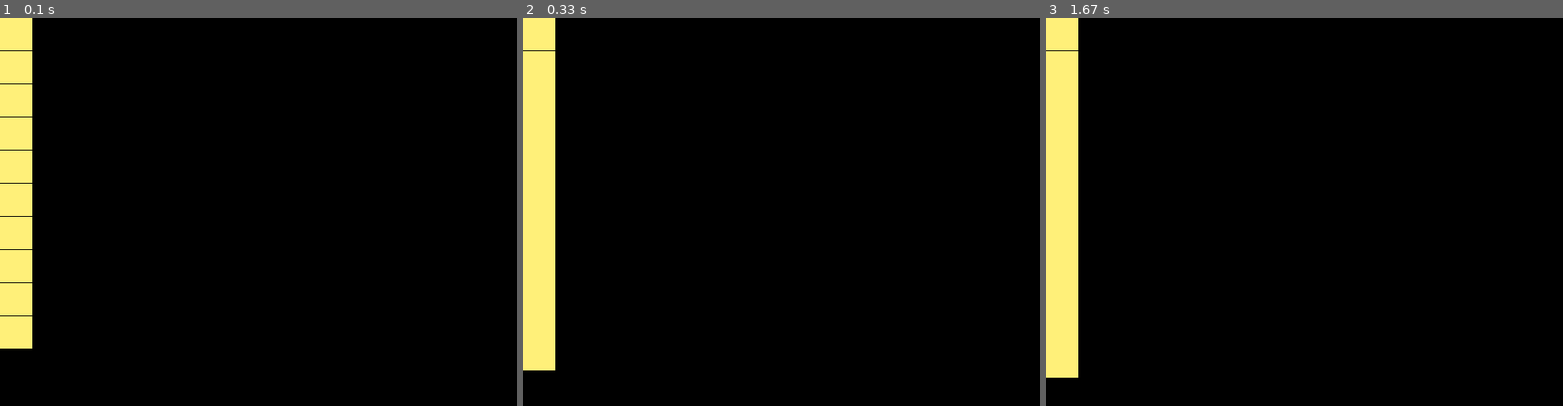
Above: before the commit, frames 1-3 (left to right).
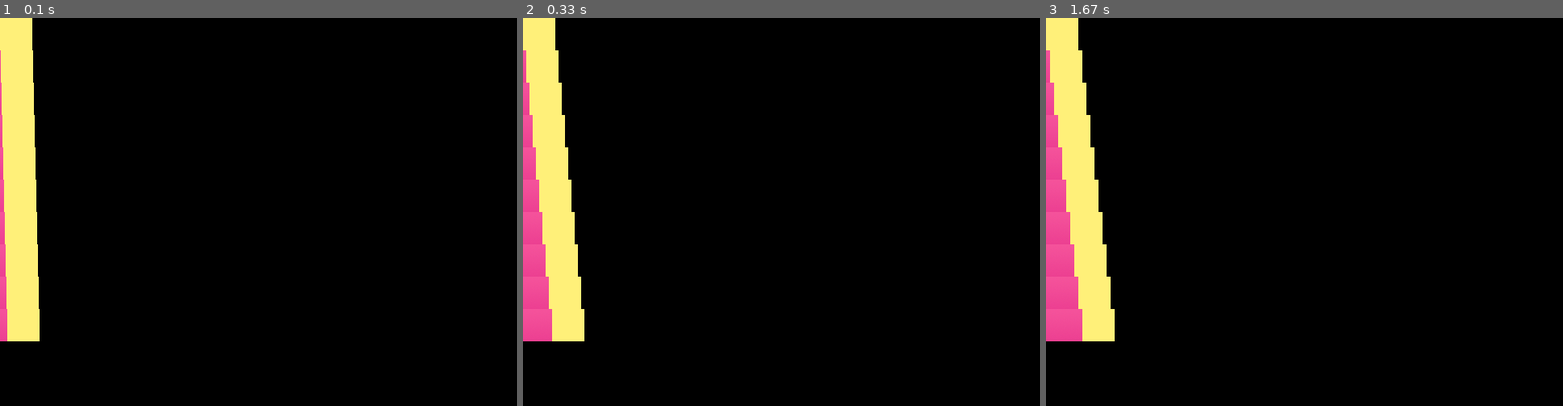
Above: after the commit, the same moments.

Repository: randomgamers/ld40-setup
Game: pygame game, started from ld40-setup/moveit.py
The game is run twice, just before and just after one commit, with the same random seed, the same clock (stepped at 60 frames per second) and the same inputs.
Inputs:
- Up to frame 1 (0.1 s): no input
- Up to frame 2 (0.33 s): no input
- Up to frame 3 (1.67 s): no input

The runs differ from the first frame. In frame 1, 1.4% of the frame differs, in the area x 0-8%, y 8-86%; in frame 2, 5.2%; in frame 3, 6.4%, in the area x 0-14%, y 8-93%.

Commit message:
move to right

Diff:
--- a/ld40-setup/moveit.py
+++ b/ld40-setup/moveit.py
@@ -10,7 +10,7 @@
         self.pos = image.get_rect().move(0, height)
 
     def move(self):
-        self.pos = self.pos.move(0, self.speed)
+        self.pos = self.pos.move(self.speed, 0)
         if self.pos.right > 600:
             self.pos.left = 0
 
@@ -28,7 +28,7 @@
         if event.type in (QUIT, KEYDOWN):
             sys.exit()
         for o in objects:
-            screen.blit(background, o.pos, o.pos)
+            screen.blit(background, o.pos)
         for o in objects:
             o.move()
             screen.blit(o.image, o.pos)
